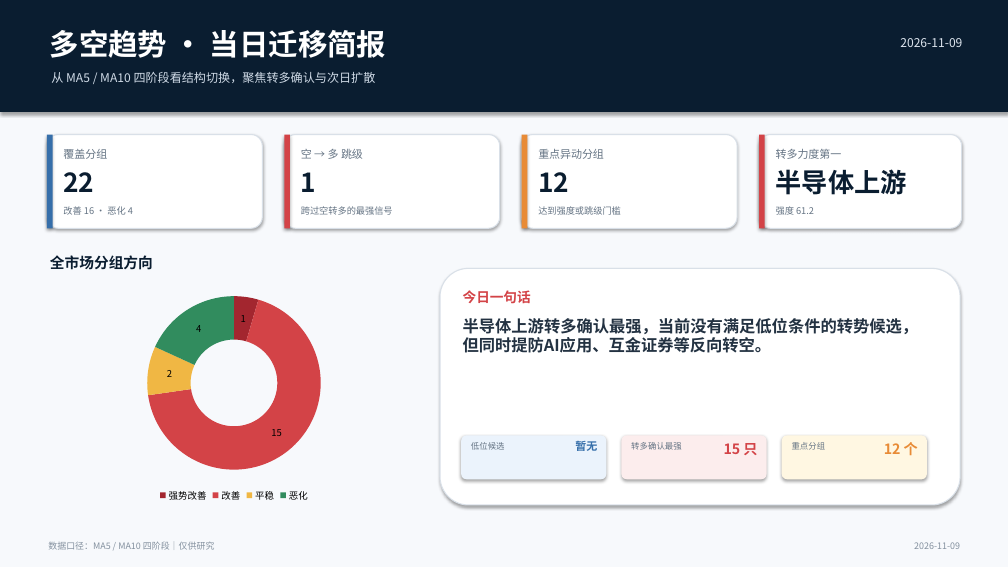
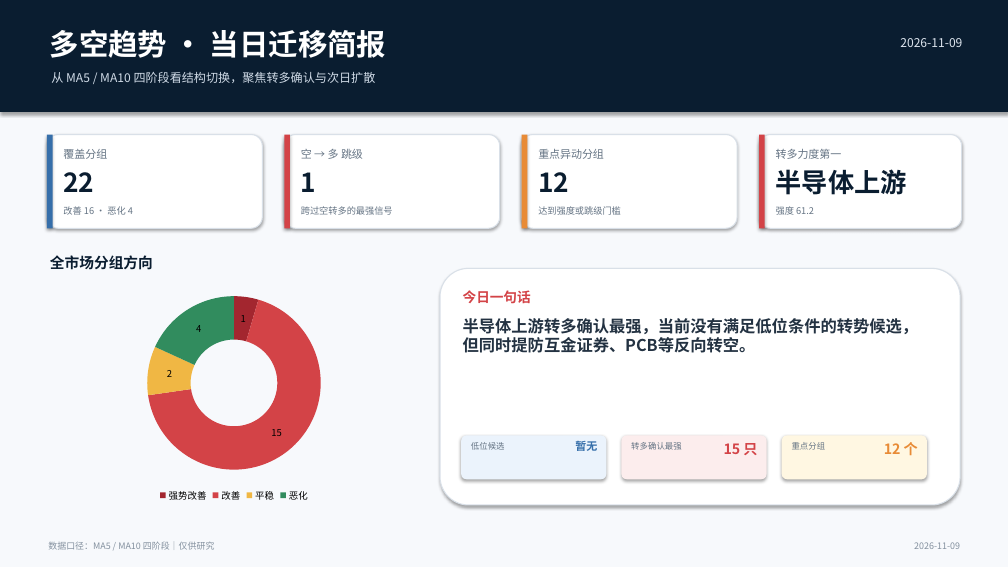
Before and after one commit to nancybhc/a-share-blast-lab, a slide deck: slide 1 of assets/多空阶段简报_2026-11-09.pptx. Drawn at 1008x567 pixels with LibreOffice and Linux fonts; fonts in the diff are those of the drawing. Boxes give left, top, right and bottom in pixels: in the first picture for what was removed or moved away, otherwise in the second. Text is boxed around its words. In the diff, an @@ line names an element or a change of style, - is before the commit and + after.

```diff
--- a/assets/多空阶段简报_2026-11-09.pptx
+++ b/assets/多空阶段简报_2026-11-09.pptx
@@ text at <box>463,318,918,353</box>: text changed @@
-半导体上游转多确认最强，当前没有满足低位条件的转势候选，但同时提防AI应用、互金证券等反向转空。
+半导体上游转多确认最强，当前没有满足低位条件的转势候选，但同时提防互金证券、PCB等反向转空。
```
Also in this commit, not shown: 3 other slides changed, 6 other files.
